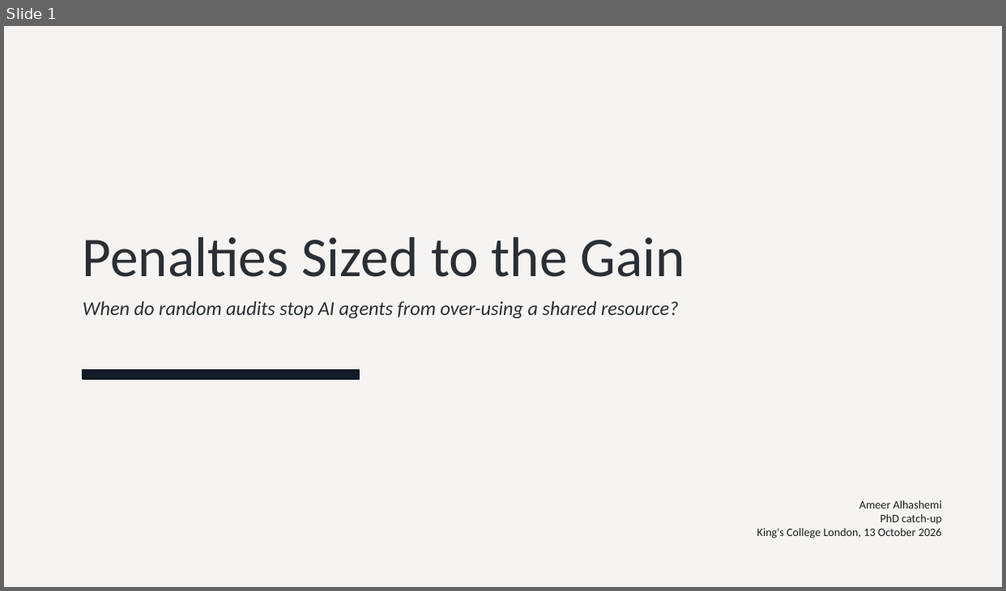
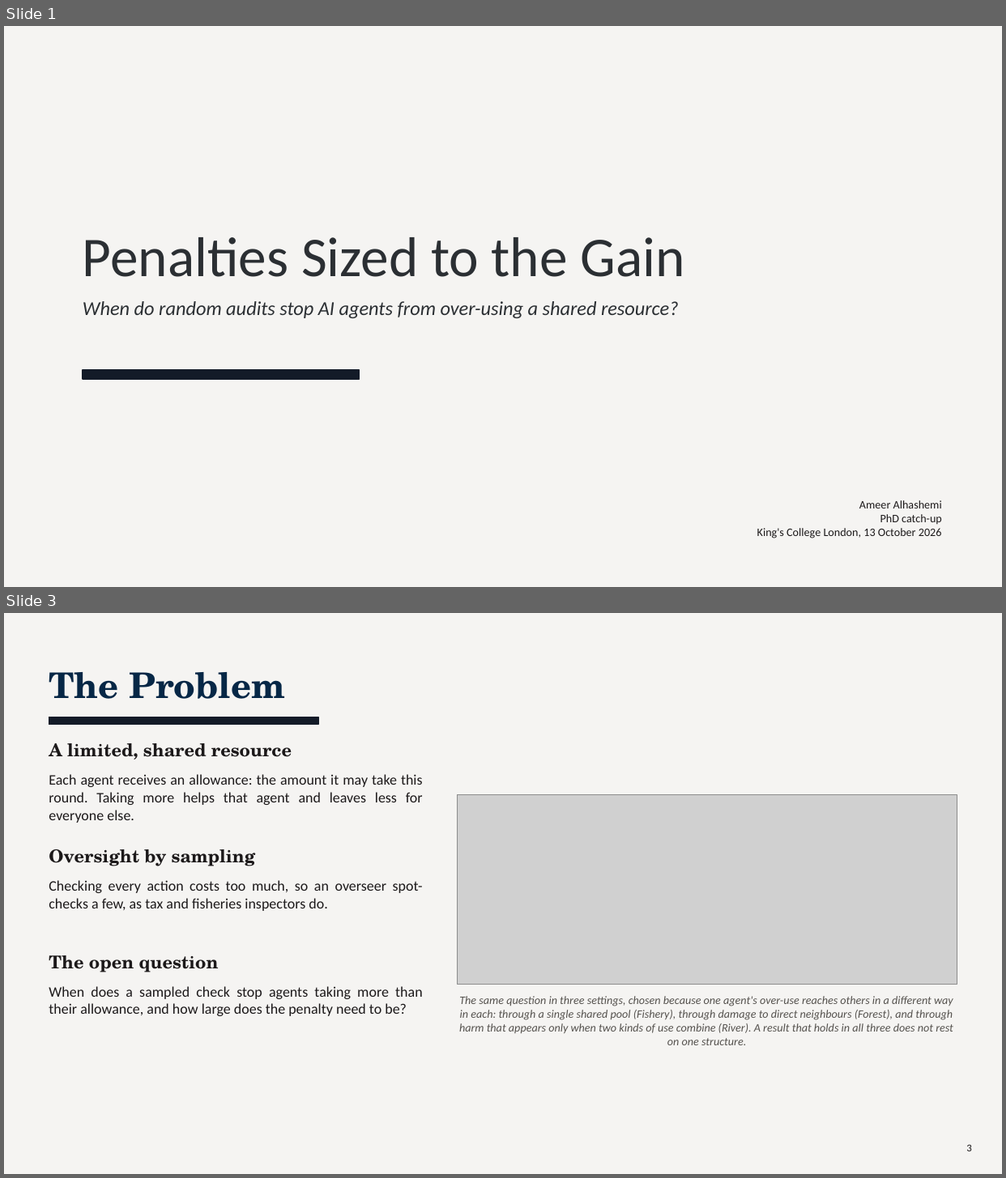
Before and after one commit to TallowCatch/invasion-commons, a slide deck: notes/slides/2026-10-13_phd_catchup/phd_catchup_2026-10-13.pptx. Shown one above the other, each under a label of ours: slide 1 before the commit, slides 1 and 3 after it; the slides between them are not shown. The pictures are 1006x591 and 1006x1178 pixels, drawn with LibreOffice and Linux fonts; fonts in the diff are those of the drawing; grey boxes stand for pictures. Boxes give left, top, right and bottom in pixels: in the first picture for what was removed or moved away, otherwise in the second. Text is boxed around its words. In the diff, an @@ line names an element or a change of style, - is before the commit and + after.

```diff
--- a/notes/slides/2026-10-13_phd_catchup/phd_catchup_2026-10-13.pptx
+++ b/notes/slides/2026-10-13_phd_catchup/phd_catchup_2026-10-13.pptx
@@ slide 3 added at bbox=[4, 613, 1002, 1174], background #F5F4F2 @@
@@ text added at bbox=[49, 672, 285, 699], 34 pt, text #062746, bold @@
+The Problem
@@ rectangle added at bbox=[49, 717, 318, 725], fill #131B28, outline #131B28 1 pt @@
@@ text added at bbox=[49, 743, 292, 760], 17 pt, text #1C191A, bold @@
+A limited, shared resource
@@ text added at bbox=[49, 774, 423, 823], 14 pt, text #1C191A @@
+Each agent receives an allowance: the amount it may take this round. Taking more helps that agent and leaves less for everyone else.
@@ picture added at bbox=[457, 795, 957, 984] @@
@@ text added at bbox=[49, 850, 255, 867], 17 pt, text #1C191A, bold @@
+Oversight by sampling
@@ text added at bbox=[49, 880, 423, 911], 14 pt, text #1C191A @@
+Checking every action costs too much, so an overseer spot-checks a few, as tax and fisheries inspectors do.
@@ text added at bbox=[49, 956, 219, 973], 17 pt, text #1C191A, bold @@
+The open question
@@ text added at bbox=[49, 986, 422, 1016], 14 pt, text #1C191A @@
+When does a sampled check stop agents taking more than their allowance, and how large does the penalty need to be?
@@ text added at bbox=[459, 996, 953, 1034], 11 pt, text #55524E, italic @@
+The same question in three settings, chosen because one agent's over-use reaches others in a different way in each: through a single shared pool (Fishery), through damage to direct neighbours (Forest), and through harm that appears only when two kinds of use combine (River). A result that holds in all three does not rest on one structure.
@@ text added at bbox=[966, 1144, 971, 1152], 10 pt, text #1C191A @@
+3
```
Also in this commit, not shown: 8 slides changed, 6 other slides added, 6 slides removed, 2 other files.
